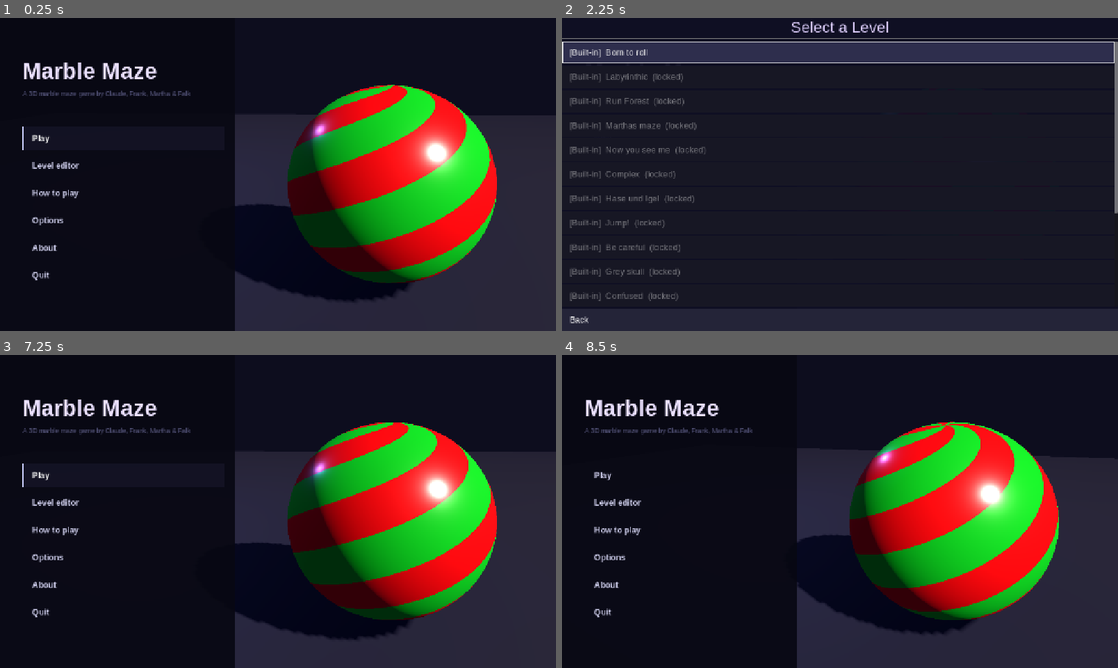
Above: before the commit, frames 1-4 (two rows, left to right).
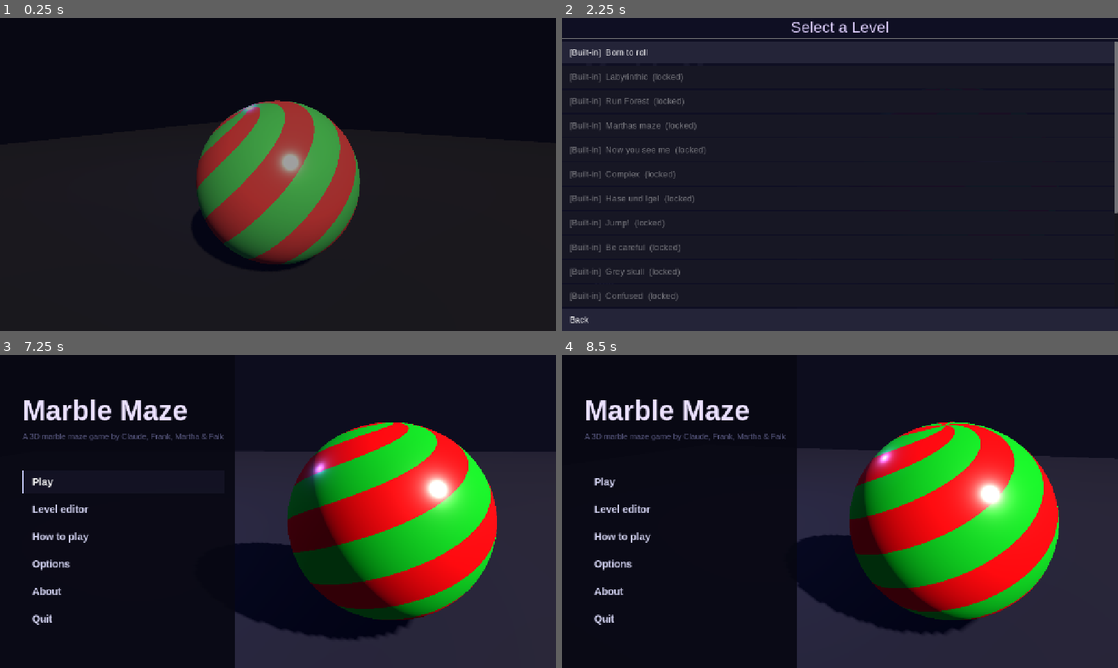
Above: after the commit, the same moments.

Repository: frank-laemmer/marble-maze
Game: Godot game, scene res://scenes/ui/loading_screen.tscn
Same seed, same stepped clock (60 frames per second), same inputs: the game is played once before the commit and once after it. Before the commit the project starts from res://scenes/ui/splash_screen.tscn.
Inputs (mouse positions are in pixels of both pictures, inside the frame that each line leads up to):
- Up to frame 1 (0.25 s): no input
- Up to frame 2 (2.25 s): click (684, 136) at 0.5 s, where only the run before the commit has a clickable "Play"; click "Play" at 1.25 s; click "Play" at 2 s
- Up to frame 3 (7.25 s): click "[Built-in] Born to roll" at 2.75 s; move the mouse to (400, 495) at 3.52 s; hold D (move_right) 3.53-4.25 s; tap Down (cam_down) at 3.6 s; click (400, 495) at 3.67 s; tap Space (jump) at 3.77, 6.77 s; drag from (166, 527) to (250, 574) at 4.27 s; move the mouse to (333, 442) at 5.02 s; hold D (move_right) 5.03-5.75 s; tap Right (cam_right) at 5.1 s; drag from (250, 574) to (111, 464) at 5.77 s; move the mouse to (444, 558) at 6.52 s; hold A (move_left) from 6.53 s (still down); tap Y at 6.6 s; tap Escape (ui_cancel) at 7.15 s
- Up to frame 4 (8.5 s): release A (move_left) at 7.25 s; drag from (673, 464) to (756, 433) at 7.27 s; move the mouse to (867, 511) at 8.02 s; hold S (move_back) from 8.03 s (still down); tap Down (cam_down) at 8.1 s; click (867, 511) at 8.17 s

The runs differ from the first frame. In frame 1, 43% of the frame differs, in the area x 4-100%, y 14-100%; in frame 2, 0.5%; in frame 3, 2.9%; in frame 4, 2.9%.

Commit message:
Add loading splash screen and main menu polish
- New loading_screen: shows a pre-rendered marble image while the main
  menu loads in the background, with fade-in/out transitions
- New splash_render scene (make splash) generates assets/splash.png at
  1920×1080 using the same marble/lighting as the menu background
- Larger main menu fonts (title 52→64, subtitle 15→18, buttons 19→23)
- Hide Quit button on web export (OS.has_feature("web"))

Co-Authored-By: Claude Sonnet 4.6 <noreply@anthropic.com>

Diff:
--- a/project.godot
+++ b/project.godot
@@ -12,7 +12,7 @@
 
 config/name="Marble Maze"
 config/description="A 3D marble maze game by Claude, Frank, Martha & Falk"
-run/main_scene="res://scenes/ui/splash_screen.tscn"
+run/main_scene="res://scenes/ui/loading_screen.tscn"
 config/features=PackedStringArray("4.6", "GL Compatibility")
 config/icon="res://icon.svg"
 
--- /dev/null
+++ b/scenes/splash_render.tscn
@@ -0,0 +1,6 @@
+[gd_scene format=3 uid="uid://splash_render01"]
+
+[ext_resource type="Script" path="res://scripts/splash_render.gd" id="1"]
+
+[node name="SplashRender" type="Node"]
+script = ExtResource("1")
--- /dev/null
+++ b/scenes/ui/loading_screen.tscn
@@ -0,0 +1,12 @@
+[gd_scene format=3 uid="uid://loading001"]
+
+[ext_resource type="Script" path="res://scripts/loading_screen.gd" id="1"]
+
+[node name="LoadingScreen" type="Control" unique_id=100000001]
+layout_mode = 3
+anchors_preset = 15
+anchor_right = 1.0
+anchor_bottom = 1.0
+grow_horizontal = 2
+grow_vertical = 2
+script = ExtResource("1")
--- /dev/null
+++ b/scripts/loading_screen.gd
@@ -0,0 +1,54 @@
+extends Control
+
+const NEXT_SCENE := "res://scenes/ui/splash_screen.tscn"
+const MIN_DISPLAY_TIME := 0.6
+
+var _elapsed: float = 0.0
+var _load_done: bool = false
+var _transitioning: bool = false
+var _fade: ColorRect = null
+
+func _ready() -> void:
+	anchor_right = 1.0
+	anchor_bottom = 1.0
+
+	var bg := ColorRect.new()
+	bg.color = Color(0.04, 0.04, 0.09)
+	bg.set_anchors_and_offsets_preset(PRESET_FULL_RECT)
+	add_child(bg)
+
+	var tex: Texture2D = load("res://assets/splash.png")
+	if tex:
+		var img_rect := TextureRect.new()
+		img_rect.texture = tex
+		img_rect.expand_mode = TextureRect.EXPAND_IGNORE_SIZE
+		img_rect.stretch_mode = TextureRect.STRETCH_KEEP_ASPECT_COVERED
+		img_rect.set_anchors_and_offsets_preset(PRESET_FULL_RECT)
+		add_child(img_rect)
+
+	_fade = ColorRect.new()
+	_fade.color = Color.BLACK
+	_fade.set_anchors_and_offsets_preset(PRESET_FULL_RECT)
+	add_child(_fade)
+
+	ResourceLoader.load_threaded_request(NEXT_SCENE)
+
+	var tween := create_tween()
+	tween.tween_property(_fade, "color:a", 0.0, 0.4)
+
+func _process(delta: float) -> void:
+	_elapsed += delta
+
+	if not _load_done:
+		var status := ResourceLoader.load_threaded_get_status(NEXT_SCENE)
+		if status == ResourceLoader.THREAD_LOAD_LOADED:
+			_load_done = true
+
+	if _load_done and _elapsed >= MIN_DISPLAY_TIME and not _transitioning:
+		_transitioning = true
+		set_process(false)
+		var tween := create_tween()
+		tween.tween_property(_fade, "color:a", 1.0, 0.3)
+		tween.tween_callback(func():
+			var packed := ResourceLoader.load_threaded_get(NEXT_SCENE) as PackedScene
+			get_tree().change_scene_to_packed(packed))
--- /dev/null
+++ b/scripts/splash_render.gd
@@ -0,0 +1,84 @@
+extends Node
+
+## Renders a 1920×1080 loading splash image — marble on dark background.
+## Open scenes/splash_render.tscn and press F6, or: make splash
+## Output: res://assets/splash.png
+
+const SIZE := Vector2i(1920, 1080)
+
+func _ready() -> void:
+	var vp := SubViewport.new()
+	vp.size = SIZE
+	vp.transparent_bg = false
+	vp.render_target_update_mode = SubViewport.UPDATE_ALWAYS
+	add_child(vp)
+
+	var root := Node3D.new()
+	vp.add_child(root)
+
+	var env := Environment.new()
+	env.background_mode = Environment.BG_COLOR
+	env.background_color = Color(0.04, 0.04, 0.09)
+	env.ambient_light_source = Environment.AMBIENT_SOURCE_COLOR
+	env.ambient_light_color = Color(0.28, 0.30, 0.48)
+	env.ambient_light_energy = 0.9
+	env.fog_enabled = true
+	env.fog_density = 0.03
+	env.fog_light_color = Color(0.05, 0.05, 0.12)
+	var we := WorldEnvironment.new()
+	we.environment = env
+	root.add_child(we)
+
+	var key := DirectionalLight3D.new()
+	key.rotation_degrees = Vector3(-40, 55, 0)
+	key.light_energy = 2.0
+	key.light_color = Color(1.0, 0.93, 0.86)
+	key.shadow_enabled = true
+	root.add_child(key)
+
+	var rim := OmniLight3D.new()
+	rim.position = Vector3(-4, 3, -3)
+	rim.light_energy = 2.5
+	rim.light_color = Color(0.35, 0.42, 0.90)
+	rim.omni_range = 14.0
+	root.add_child(rim)
+
+	var floor_mesh := PlaneMesh.new()
+	floor_mesh.size = Vector2(30, 30)
+	var floor_mat := StandardMaterial3D.new()
+	floor_mat.albedo_color = Color(0.07, 0.07, 0.12)
+	floor_mat.roughness = 0.85
+	floor_mat.metallic = 0.15
+	floor_mesh.material = floor_mat
+	var floor_mi := MeshInstance3D.new()
+	floor_mi.mesh = floor_mesh
+	floor_mi.position = Vector3(0, -1.05, 0)
+	root.add_child(floor_mi)
+
+	var sphere := SphereMesh.new()
+	sphere.radius = 1.0
+	sphere.height = 2.0
+	sphere.radial_segments = 64
+	sphere.rings = 32
+	var marble_mat := ShaderMaterial.new()
+	marble_mat.shader = preload("res://shaders/marble.gdshader")
+	var marble := MeshInstance3D.new()
+	marble.mesh = sphere
+	marble.material_override = marble_mat
+	marble.rotation_degrees = Vector3(22, -35, 0)
+	root.add_child(marble)
+
+	# Camera — same angle as the main menu background, frozen at a nice frame
+	var cam := Camera3D.new()
+	cam.fov = 52.0
+	cam.look_at_from_position(Vector3(2.2, 1.1, 3.2), Vector3(0.0, 0.1, 0.0))
+	root.add_child(cam)
+
+	await get_tree().process_frame
+	await get_tree().process_frame
+	await RenderingServer.frame_post_draw
+
+	var img := vp.get_texture().get_image()
+	img.save_png("res://assets/splash.png")
+	print("Splash saved → res://assets/splash.png")
+	get_tree().quit()
--- a/scripts/splash_screen.gd
+++ b/scripts/splash_screen.gd
@@ -77,7 +77,7 @@
 	var title := Label.new()
 	title.text = "Marble Maze"
 	title.add_theme_font_override("font", _make_font(700))
-	title.add_theme_font_size_override("font_size", 52)
+	title.add_theme_font_size_override("font_size", 64)
 	title.add_theme_color_override("font_color", Color(0.92, 0.88, 1.0))
 	col.add_child(title)
 
@@ -85,7 +85,7 @@
 
 	var sub := Label.new()
 	sub.text = "A 3D marble maze game by Claude, Frank, Martha & Falk"
-	sub.add_theme_font_size_override("font_size", 15)
+	sub.add_theme_font_size_override("font_size", 18)
 	sub.add_theme_color_override("font_color", Color(0.36, 0.36, 0.52))
 	col.add_child(sub)
 
@@ -107,7 +107,8 @@
 
 	for b in [_play_btn, edit_btn, how_btn, options_btn, about_btn]:
 		col.add_child(b); _vgap(col, 3)
-	col.add_child(quit_btn)
+	if not OS.has_feature("web"):
+		col.add_child(quit_btn)
 
 	_play_btn.grab_focus()
 
@@ -117,7 +118,7 @@
 	b.custom_minimum_size = Vector2(0, 52)
 	b.alignment = HORIZONTAL_ALIGNMENT_LEFT
 	b.add_theme_font_override("font", _make_font(600))
-	b.add_theme_font_size_override("font_size", 19)
+	b.add_theme_font_size_override("font_size", 23)
 	b.add_theme_color_override("font_color", Color(0.82, 0.82, 0.94))
 	b.focus_mode = Control.FOCUS_ALL
 
Binary file added: assets/splash.png
Not shown, added: assets/splash.png.import
Not shown, added: scripts/loading_screen.gd.uid
Not shown, added: scripts/splash_render.gd.uid
Not shown, changed: Makefile
